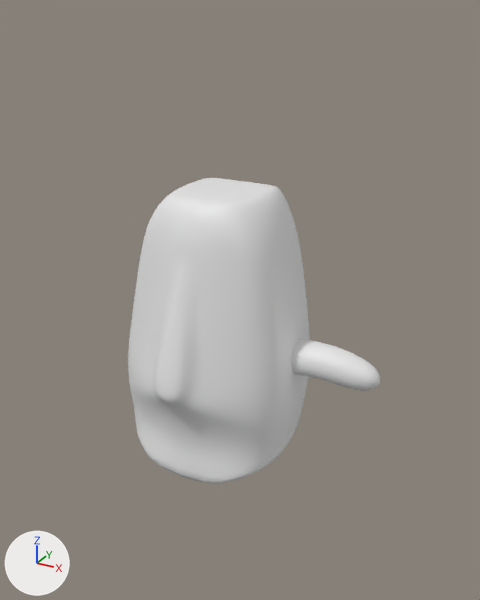
Before and after pictures for a commit that changed the Blender file Assets/Models/Circus.blend.
Rendered twice from a 50 mm lens placed at (3.56, -6.04, 4.17), pointed at (0.26, -0.04, 1.17). The axes (+X, +Y, +Z) are drawn at lower left. The lights are the same throughout.

Script lines for the objects in view, before the commit:
```python
me_cube_001 = bpy.data.meshes.new('Cube.001')
me_cube_001.from_pydata(...)  # 16 vertices, 14 faces; spans x -0.22..2.07, y -0.29..0.29, z -0.19..0.94
me_cube_001.polygons.foreach_set('use_smooth', [True] * 14)
me_cube_005 = bpy.data.meshes.new('Cube.005')
me_cube_005.from_pydata(...)  # 127 vertices, 109 faces; spans x 0.0..1.03, y -1.21..0.97, z -0.81..2.38
me_cube_005.polygons.foreach_set('use_smooth', [True] * 109)
ob_hair1 = bpy.data.objects.new('Hair1', me_cube_001)
ob_hair1.location = (0.0, 0.0, 0.0)
_m = ob_hair1.modifiers.new('Subdivision', 'SUBSURF')
_m.levels = 3
ob_head = bpy.data.objects.new('Head', me_cube_005)
ob_head.location = (0.0, 0.0, 0.0)
_m = ob_head.modifiers.new('Subdivision', 'SUBSURF')
_m.levels = 2
_m = ob_head.modifiers.new('Mirror', 'MIRROR')
_m.use_clip = True
```
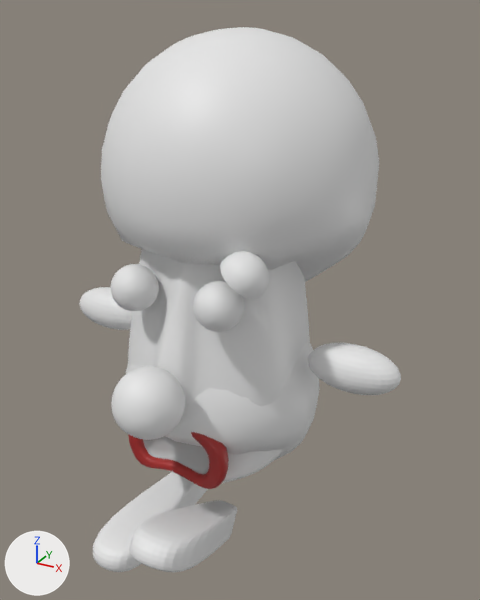
What the commit changed:
Mesh me_sphere_002 is new.
It has 219 vertices, 216 faces and spans x 0.0..1.17, y -1.17..1.17, z -1.22..1.16.
Mesh me_sphere_001 is new.
It consists of a UV sphere (32 segments, 16 rings, poles along z) spanning x 1.1..2.13, y -0.26..0.26, z 0.38..0.9; a UV sphere (32 segments, 16 rings, poles along z) spanning x -2.13..-1.1, y -0.26..0.26, z 0.38..0.9.
Mesh me_cube is new.
It has 88 vertices, 84 faces and spans x -0.9..0.9, y -2.41..0.19, z -1.73..-0.32.
Object 'Hair1' (ob_hair1) is now hidden.
Object 'Hair3.001' (ob_hair3_001) is new; it shows me_sphere_002.
Its location is (0.0, 0.43, 2.47).
Its rotation in degrees is (18, 0, 0).
Its scale is (1.31, 1.31, 1.31).
It gains a MIRROR modifier named 'Mirror'.
Modifier setting: use_clip = True.
Object 'Hair3' (ob_hair3) is new; it shows me_sphere_002.
Its location is (0.0, 0.0, 0.0).
It gains a MIRROR modifier named 'Mirror'.
Object 'Hand' (ob_hand) is new; it shows me_sphere_001.
Its location is (0.0, 0.0, 0.0).
Object 'Feet' (ob_feet) is new; it shows me_cube.
Its location is (0.0, 0.0, 0.0).
It gains a SUBSURF modifier named 'Subdivision'.
Object 'EyeLids.001' (ob_eyelids_001) is new; it shows me_cube_002.
Its location is (0.77, -0.91, 1.84).
Its rotation in degrees is (0, 39, 0).
It gains a SUBSURF modifier named 'Subdivision'.
Modifier setting: levels = 2.
Object 'Eye.002' (ob_eye_002) is new; it shows me_cube_012.
Its location is (-0.49, -0.95, 1.5).
It gains a SUBSURF modifier named 'Subdivision'.
Modifier setting: levels = 3.
Object 'Eye.001' (ob_eye_001) is new; it shows me_cube_012.
Its location is (0.53, -0.95, 1.51).
It gains a SUBSURF modifier named 'Subdivision'.
Modifier setting: levels = 3.
Object 'Nose.001' (ob_nose_001) is new; it shows me_cube_003.
Its location is (0.0, -1.48, 0.53).
It gains a SUBSURF modifier named 'Subdivision'.
Modifier setting: levels = 2.
Object 'MouthHappy_Sad.001' (ob_mouthhappy_sad_001) is new; it shows me_cube_004.
Its location is (0.02, -0.92, -0.25).
Its rotation in degrees is (0, 180, 0).
It gains a SUBSURF modifier named 'Subdivision'.
Modifier setting: levels = 2.
It gains a MIRROR modifier named 'Mirror'.
Modifier setting: use_clip = True.

Boxes (x1, y1, x2, y2) around the edits, measured in the pictures (480 x 600 px):
'Hair3.001', added
    after: (101, 27, 379, 282)
'Feet', added
    after: (93, 472, 237, 572)
'Hair3', added
    after: (126, 342, 320, 460)
'Hand', added
    after: (79, 287, 401, 395)
'Nose.001', added
    after: (111, 366, 185, 440)
'MouthHappy_Sad.001', added
    after: (128, 432, 229, 489)
'Hair1', hidden
    before: (291, 339, 380, 391)
'Eye.001', added
    after: (193, 281, 244, 332)
'Eye.002', added
    after: (111, 264, 159, 311)
'EyeLids.001', added
    after: (220, 251, 269, 299)
'Head', unchanged, covered by the edit
    before: (128, 178, 310, 483)
    after: (128, 249, 310, 483)
